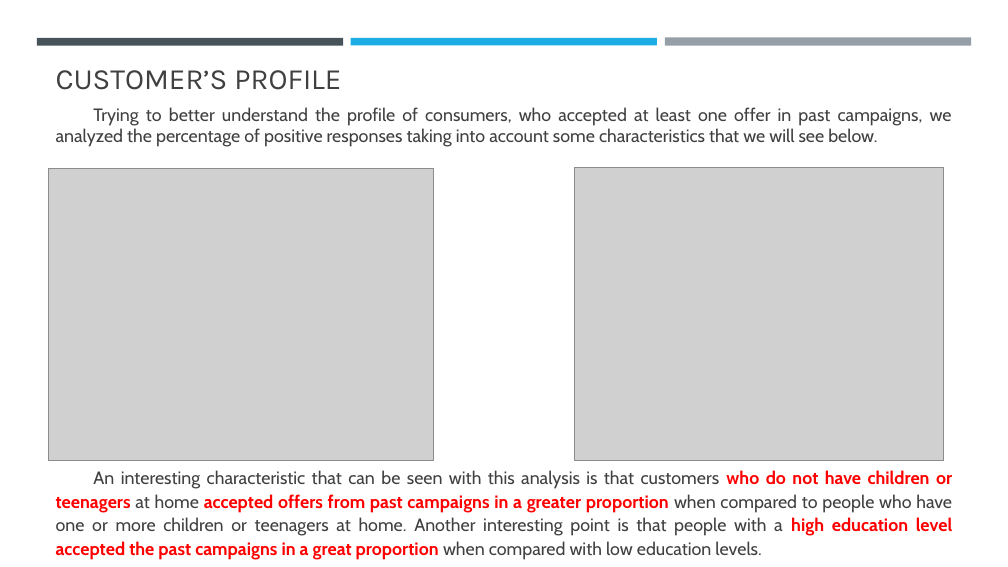
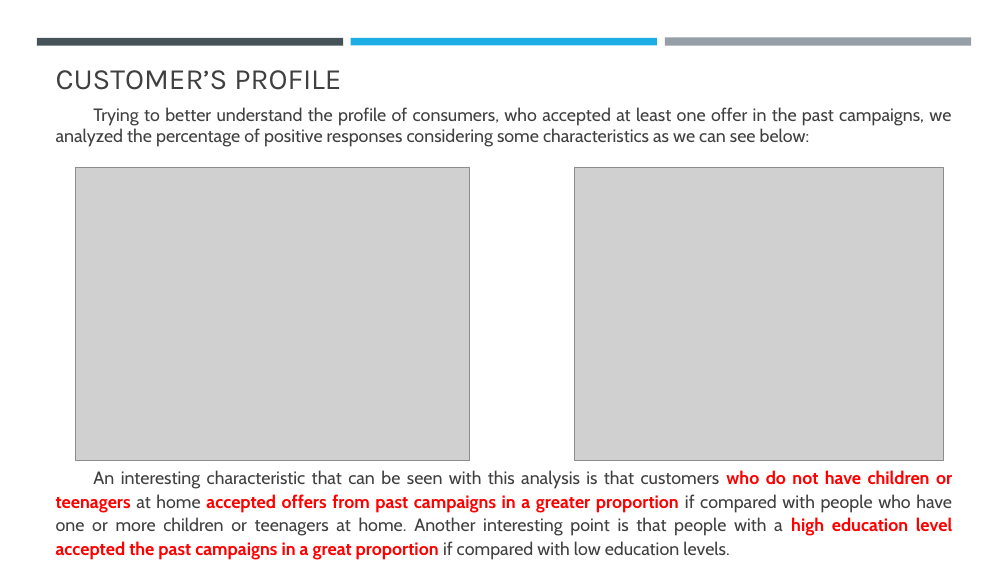
Before and after one commit to fpmacedo/ifood_data_analyst_test, a slide deck: slide 4 of iFood Data Business Analyst Case.pptx. Drawn at 1008x567 pixels with LibreOffice and Linux fonts; fonts in the diff are those of the drawing; grey boxes stand for pictures. Boxes give left, top, right and bottom in pixels: in the first picture for what was removed or moved away, otherwise in the second. Text is boxed around its words. In the diff, an @@ line names an element or a change of style, - is before the commit and + after.

```diff
--- a/iFood Data Business Analyst Case.pptx
+++ b/iFood Data Business Analyst Case.pptx
@@ text at <box>56,107,951,147</box>: text changed @@
-Trying to better understand the profile of consumers, who accepted at least one offer in past campaigns, we analyzed the percentage of positive responses taking into account some characteristics that we will see below.
+Trying to better understand the profile of consumers, who accepted at least one offer in the past campaigns, we analyzed the percentage of positive responses considering some characteristics as we can see below:
@@ picture: place and size @@
-picture at <box>48,168,434,461</box>
+picture at <box>76,167,470,460</box>
@@ text at <box>56,470,952,560</box>: text changed @@
-An interesting characteristic that can be seen with this analysis is that customers who do not have children or teenagers at home accepted offers from past campaigns in a greater proportion when compared to people who have one or more children or teenagers at home. Another interesting point is that people with a high education level accepted the past campaigns in a great proportion when compared with low education levels.
+An interesting characteristic that can be seen with this analysis is that customers who do not have children or teenagers at home accepted offers from past campaigns in a greater proportion if compared with people who have one or more children or teenagers at home. Another interesting point is that people with a high education level accepted the past campaigns in a great proportion if compared with low education levels.
```
Also in this commit, not shown: 6 other slides changed, 1 slide added, 2 slides removed, 2 other files.
